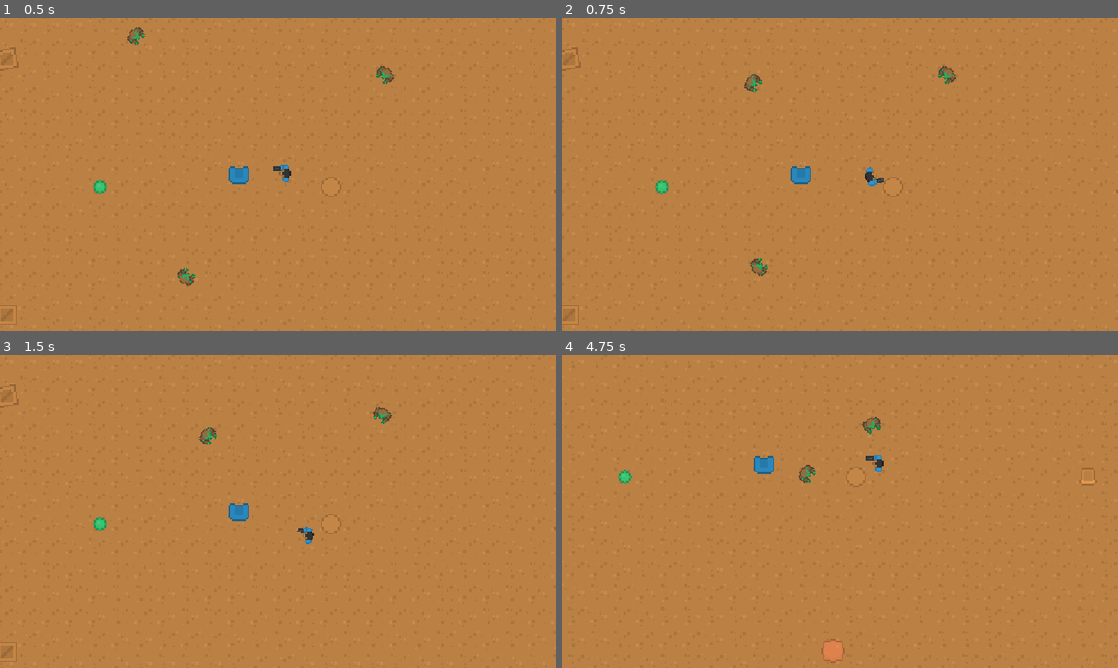
Above: before the commit, frames 1-4 (two rows, left to right).
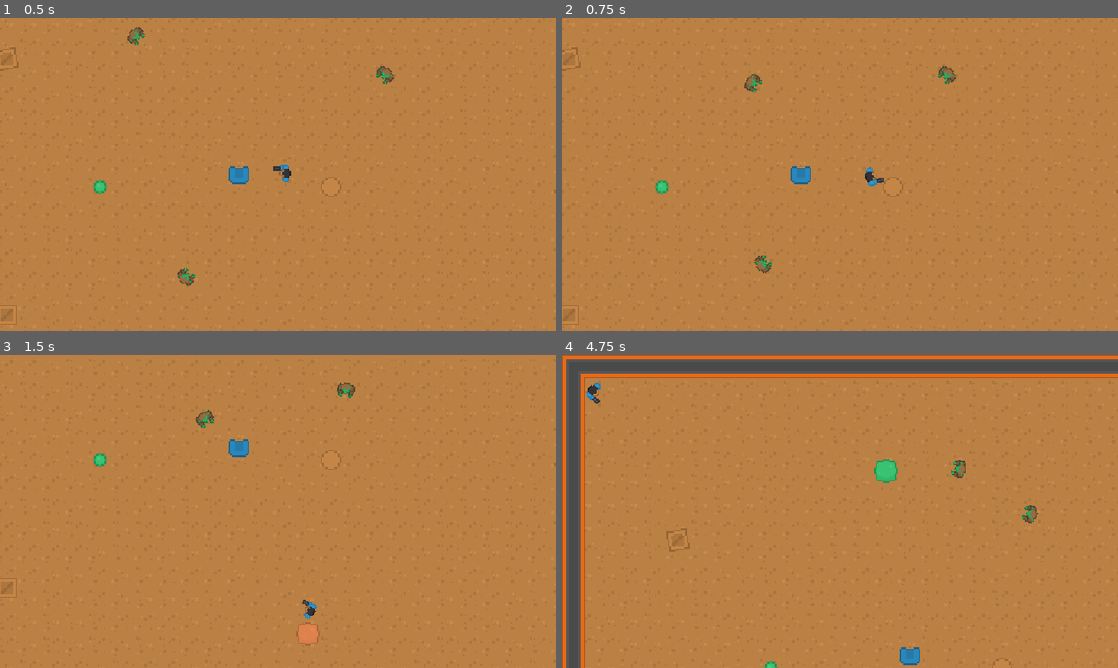
Above: after the commit, the same moments.

Repository: Frickerson/Brackeys_2026.2
Game: Godot game, scene res://Game/Levels/LevelOne.tscn
Two runs of this game, one before a commit and one after it. Both use one fixed random seed, a clock stepped at 60 frames per second and the inputs below.
Inputs (mouse positions are in pixels of both pictures, inside the frame that each line leads up to):
- Up to frame 1 (0.5 s): no input
- Up to frame 2 (0.75 s): move the mouse to (962, 158) at 0.52 s; hold D (Player_Move_Right) from 0.53 s (still down); click (962, 158) at 0.6 s
- Up to frame 3 (1.5 s): tap Enter at 1.25 s; move the mouse to (166, 527) at 1.27 s; release D (Player_Move_Right) at 1.28 s; hold S (Player_Move_Down) from 1.28 s (still down); click (166, 527) at 1.35 s
- Up to frame 4 (4.75 s): move the mouse to (895, 442) at 2.02 s; release S (Player_Move_Down) at 2.03 s; hold D (Player_Move_Right) 2.03-2.78 s; click (895, 442) at 2.1 s; move the mouse to (812, 574) at 2.77 s; hold W (Player_Move_Up) 2.78-3.53 s; click (812, 574) at 2.85 s; move the mouse to (1006, 558) at 3.52 s; hold A (Player_Move_Left) from 3.53 s (still down); click (1006, 558) at 3.6 s; move the mouse to (673, 464) at 4.27 s; click (673, 464) at 4.35 s

Frame 1 is identical in both runs. In frame 2, 0.2% of the frame differs, in the area x 32-38%, y 18-83%; in frame 3, 2.1%; in frame 4, 13%, in the area x 0-100%, y 0-100%.

Commit message:
Fix player move speed

Diff:
--- a/Game/Objects/Enemy/Enemy.tscn
+++ b/Game/Objects/Enemy/Enemy.tscn
@@ -2,7 +2,7 @@
 
 [ext_resource type="Script" uid="uid://ccxsa5xfbiplf" path="res://Game/Objects/Enemy/Enemy.gd" id="1_2jigs"]
 [ext_resource type="Texture2D" uid="uid://bj37e1k6so76t" path="res://Game/Assets/Tilesets/tilesheet_transparent.png" id="1_051ad"]
-[ext_resource type="PackedScene" uid="uid://c6s7ym12qv8lv" path="res://Game/Objects/Weapons/Weapon.tscn" id="2_6nsbb"]
+[ext_resource type="PackedScene" uid="uid://c6s7ym12qv8lv" path="res://Game/Objects/Weapons/Base/Weapon.tscn" id="2_6nsbb"]
 
 [sub_resource type="CircleShape2D" id="CircleShape2D_bu7o8"]
 radius = 7.0
--- a/Game/Objects/Player/Player.gd
+++ b/Game/Objects/Player/Player.gd
@@ -2,7 +2,7 @@
 
 class_name Player
 
-@export var MoveSpeed: float = 30000.0
+@export var MoveSpeed: float = 200.0
 @export var BobSpeed: float = 7.0
 @export var BobDifference: float = 0.1
 @export var DefaultWeapon: PackedScene
@@ -20,8 +20,8 @@
 		AttackLocation.add_child(EquippedWeapon)
 
 func _physics_process(delta: float) -> void:
-	var vertical = delta * MoveSpeed * Input.get_axis("Player_Move_Up","Player_Move_Down")
-	var horizontal = delta * MoveSpeed * Input.get_axis("Player_Move_Left","Player_Move_Right")
+	var vertical = MoveSpeed * Input.get_axis("Player_Move_Up","Player_Move_Down")
+	var horizontal = MoveSpeed * Input.get_axis("Player_Move_Left","Player_Move_Right")
 
 	velocity = Vector2(horizontal, vertical)
 	IsMoving = !velocity.is_zero_approx()
--- a/Game/Objects/Player/Player.tscn
+++ b/Game/Objects/Player/Player.tscn
@@ -1,7 +1,7 @@
 [gd_scene format=3 uid="uid://dprglki4vqowe"]
 
 [ext_resource type="Script" uid="uid://by12bqobms5mi" path="res://Game/Objects/Player/Player.gd" id="1_5anc7"]
-[ext_resource type="PackedScene" uid="uid://c6s7ym12qv8lv" path="res://Game/Objects/Weapons/Weapon.tscn" id="2_g70qv"]
+[ext_resource type="PackedScene" uid="uid://c6s7ym12qv8lv" path="res://Game/Objects/Weapons/Base/Weapon.tscn" id="2_g70qv"]
 [ext_resource type="Texture2D" uid="uid://bj37e1k6so76t" path="res://Game/Assets/Tilesets/tilesheet_transparent.png" id="3_bupal"]
 
 [sub_resource type="CircleShape2D" id="CircleShape2D_bu7o8"]
--- a/Game/Objects/Weapons/Weapon.tscn
+++ b/Game/Objects/Weapons/Base/Weapon.tscn
@@ -1,6 +1,6 @@
 [gd_scene format=3 uid="uid://c6s7ym12qv8lv"]
 
-[ext_resource type="Script" uid="uid://db8148t3ujfbt" path="res://Game/Objects/Weapons/Weapon.gd" id="1_lkrpe"]
+[ext_resource type="Script" uid="uid://db8148t3ujfbt" path="res://Game/Objects/Weapons/Base/Weapon.gd" id="1_lkrpe"]
 [ext_resource type="PackedScene" uid="uid://qjyuecuw6ve5" path="res://Game/Objects/Bullets/Bullet.tscn" id="2_4q7qq"]
 
 [node name="Weapon" type="Node2D" unique_id=294193981]
--- /dev/null
+++ b/Game/Objects/Weapons/Handgun.tscn
@@ -0,0 +1,5 @@
+[gd_scene format=3 uid="uid://dls1bpx8qq5em"]
+
+[ext_resource type="PackedScene" uid="uid://c6s7ym12qv8lv" path="res://Game/Objects/Weapons/Base/Weapon.tscn" id="1_hhaqp"]
+
+[node name="Weapon" unique_id=294193981 instance=ExtResource("1_hhaqp")]
--- /dev/null
+++ b/Game/Objects/Weapons/Machinegun.tscn
@@ -0,0 +1,5 @@
+[gd_scene format=3 uid="uid://b41p3vi1b188i"]
+
+[ext_resource type="PackedScene" uid="uid://c6s7ym12qv8lv" path="res://Game/Objects/Weapons/Base/Weapon.tscn" id="1_2nddt"]
+
+[node name="Weapon" unique_id=294193981 instance=ExtResource("1_2nddt")]
Renamed: Game/Objects/Weapons/Weapon.gd -> Game/Objects/Weapons/Base/Weapon.gd
Renamed: Game/Objects/Weapons/Weapon.gd.uid -> Game/Objects/Weapons/Base/Weapon.gd.uid
